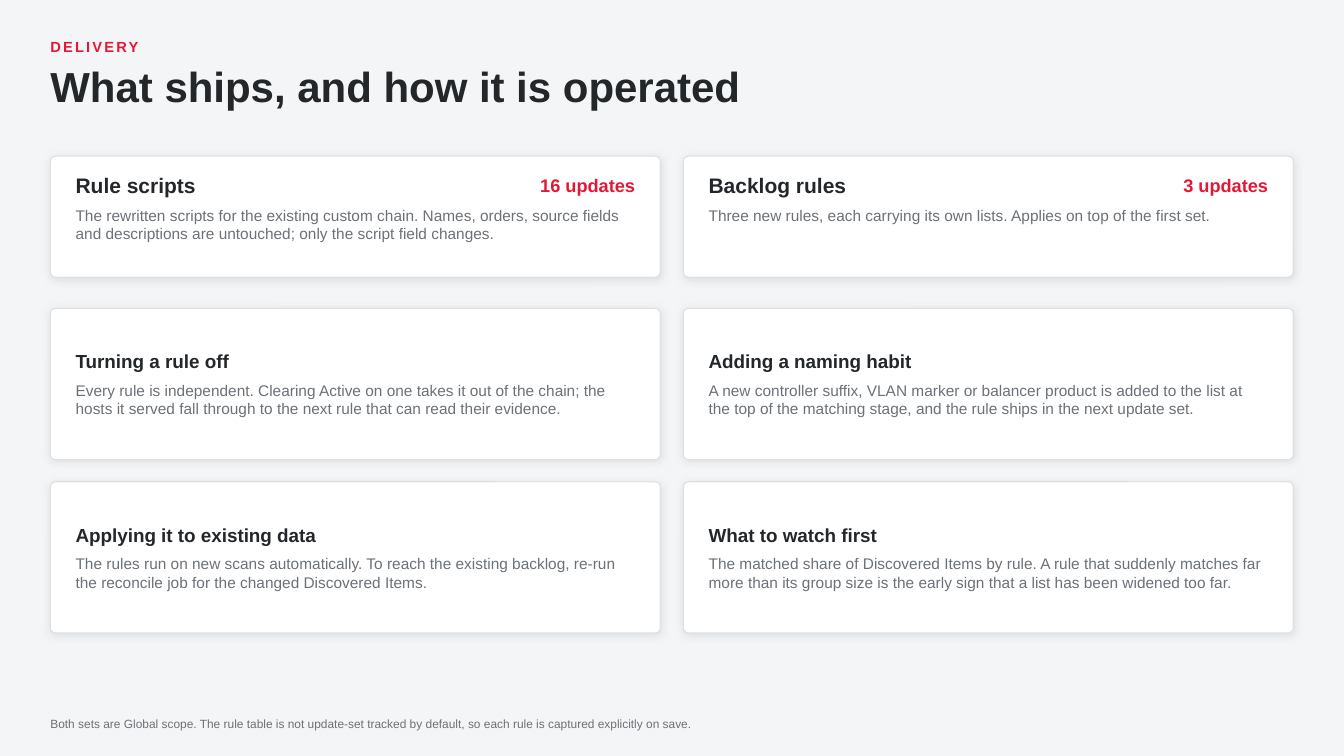
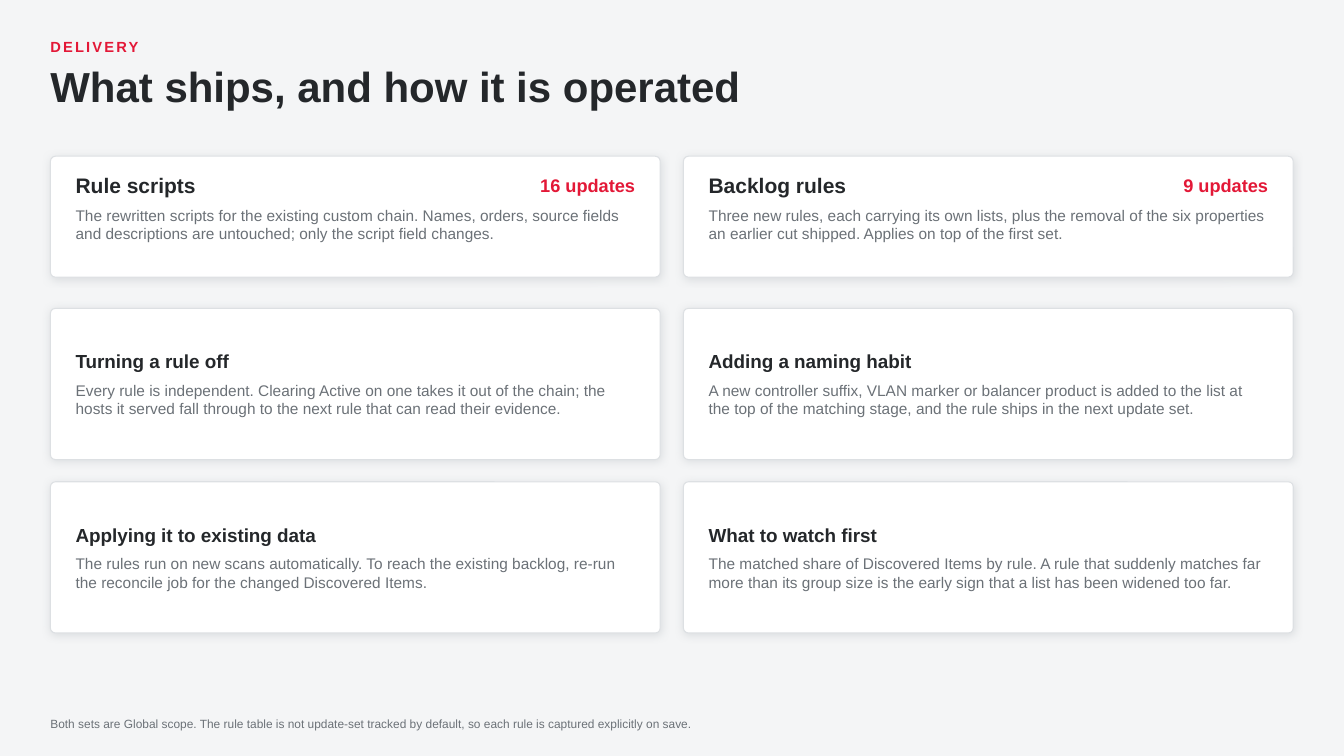
Before and after one commit to singhmihir/py, a slide deck: slide 40 of stories/qualys-ci-lookup-rules/Qualys CI Lookup Rules - Technical Walkthrough.pptx. Drawn at 1344x756 pixels with LibreOffice and Linux fonts; fonts in the diff are those of the drawing. Boxes give left, top, right and bottom in pixels: in the first picture for what was removed or moved away, otherwise in the second. Text is boxed around its words. In the diff, an @@ line names an element or a change of style, - is before the commit and + after.

```diff
--- a/stories/qualys-ci-lookup-rules/Qualys CI Lookup Rules - Technical Walkthrough.pptx
+++ b/stories/qualys-ci-lookup-rules/Qualys CI Lookup Rules - Technical Walkthrough.pptx
@@ text at (1183, 178, 1268, 196): text changed @@
-3 updates
+9 updates
@@ text at (709, 210, 1264, 242): text changed @@
-Three new rules, each carrying its own lists. Applies on top of the first set.
+Three new rules, each carrying its own lists, plus the removal of the six properties an earlier cut shipped. Applies on top of the first set.
```
Also in this commit, not shown: 8 other files.
